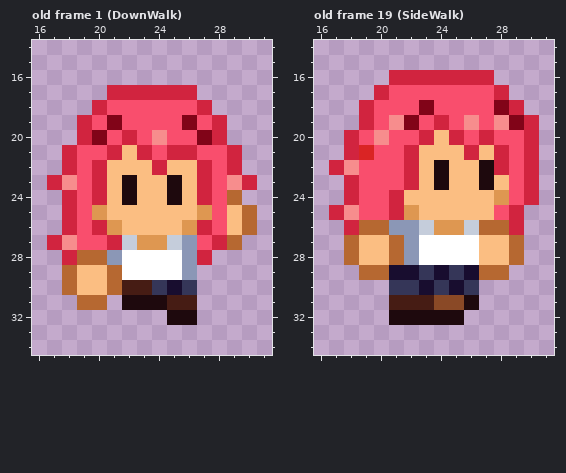
File history of a pixel-art file, Aseprite/Persongens jogaveis/Sofia.aseprite. This is how it looked before the edit.
48x48 pixels, 59 frames. Shown: old frame 1 (DownWalk): x 16..31, y 14..34; old frame 19 (SideWalk): x 16..31, y 14..34. The commit also changed other frames, which this record leaves out.
The result:
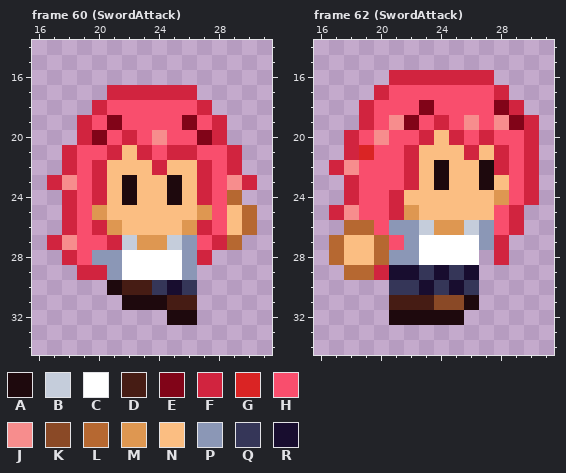
Palette (. is transparent): A #1e090d  B #c5cddb  C #ffffff  D #461c14  E #810418  F #d1243f  G #da2424  H #f94e6d  J #f78d8d  K #8a4926  L #b66831  M #de9751  N #fbbe82  P #8b97b6  Q #353658  R #180d2f
A new or re-ordered frame is compared with the old frame closest to it.
Difference:
frames 59 -> 63
Frame 60 (SwordAttack) is new; against old frame 1 (DownWalk), layer "Hands":
y 28: x 19..20 LL -> HP
y 29: x 18..21 LNNL -> .FFP
y 30: x 18..21 LNNL -> ...A
y 31: x 19..20 LL -> ..
Frame 62 (SwordAttack) is new; against old frame 19 (SideWalk), layer "Hands":
y 26: x 18 F -> L; x 20 L -> H; x 27..28 LL -> PH
y 27: x 17..18 .L -> LN; x 20..21 NL -> LH; x 27..29 NNL -> PF.
y 28: x 17..18 .L -> LN; x 20..21 NL -> LP; x 27..29 NNL -> .F.
y 29: x 18 . -> L; x 20 L -> F; x 27..28 LL -> ..
Where, in picture pixels (left, top, right, bottom), the same in both pictures:
changed: (62, 250, 122, 310)
changed: (329, 220, 404, 280)
changed: (479, 220, 524, 280)
